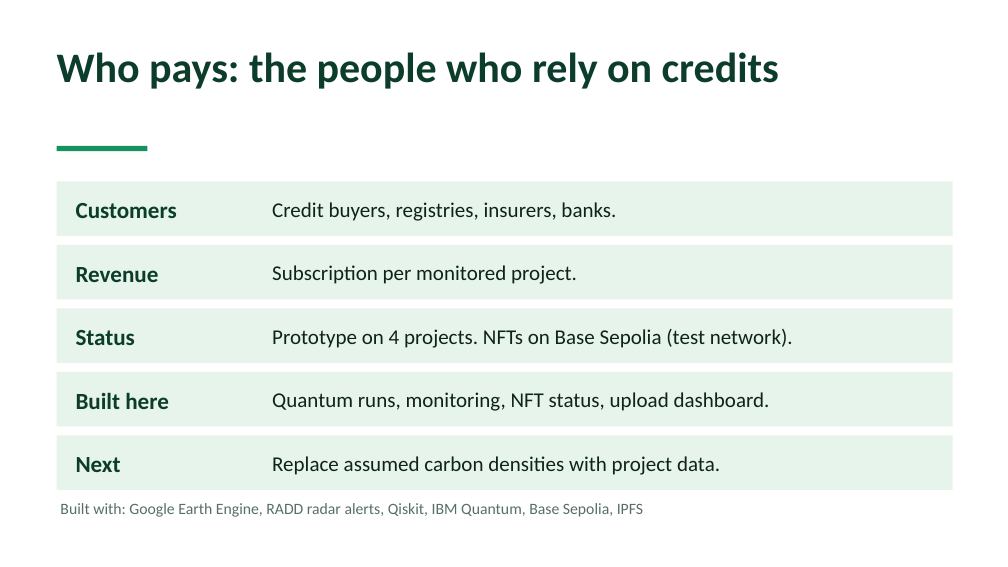
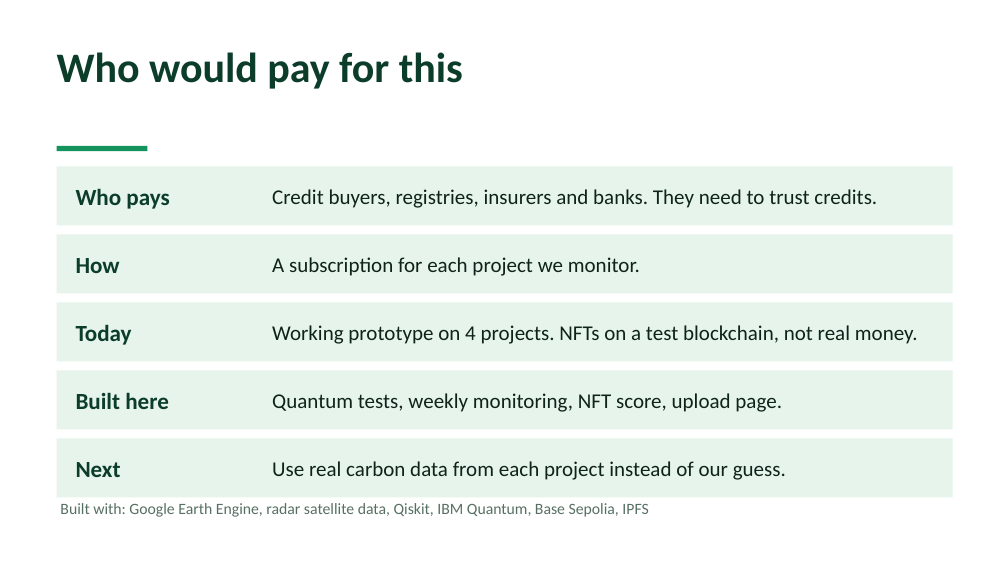
Before and after one commit to Quantum-hackathon-Qanopy/Parcel_finder, a slide deck: slide 7 of docs/Qanopy_pitch.pptx. Drawn at 1008x567 pixels with LibreOffice and Linux fonts; fonts in the diff are those of the drawing. Boxes give left, top, right and bottom in pixels: in the first picture for what was removed or moved away, otherwise in the second. Text is boxed around its words. In the diff, an @@ line names an element or a change of style, - is before the commit and + after.

Commit message:
PPTX2

```diff
--- a/docs/Qanopy_pitch.pptx
+++ b/docs/Qanopy_pitch.pptx
@@ text at (57, 52, 463, 89): text changed @@
-Who pays: the people who rely on credits
+Who would pay for this
@@ rectangle: place and size @@
-rectangle at (57, 181, 953, 236)
+rectangle at (57, 166, 953, 225)
@@ text at (76, 188, 169, 209): text changed @@
-Customers
+Who pays
@@ text at (272, 189, 877, 208): text changed @@
-Credit buyers, registries, insurers, banks.
+Credit buyers, registries, insurers and banks. They need to trust credits.
@@ rectangle: place and size @@
-rectangle at (57, 245, 953, 299)
+rectangle at (57, 234, 953, 293)
@@ text at (76, 258, 120, 273): text changed @@
-Revenue
+How
@@ text at (272, 257, 640, 276): text changed @@
-Subscription per monitored project.
+A subscription for each project we monitor.
@@ rectangle: place and size @@
-rectangle at (57, 309, 953, 363)
+rectangle at (57, 302, 953, 361)
@@ text at (76, 324, 132, 345): text changed @@
-Status
+Today
@@ text at (272, 325, 918, 344): text changed @@
-Prototype on 4 projects. NFTs on Base Sepolia (test network).
+Working prototype on 4 projects. NFTs on a test blockchain, not real money.
@@ rectangle: place and size @@
-rectangle at (57, 372, 953, 426)
+rectangle at (57, 371, 953, 430)
@@ text at (272, 393, 782, 412): text changed @@
-Quantum runs, monitoring, NFT status, upload dashboard.
+Quantum tests, weekly monitoring, NFT score, upload page.
@@ rectangle: place and size @@
-rectangle at (57, 436, 953, 490)
+rectangle at (57, 439, 953, 498)
@@ text "Next": place and size @@
-text "Next" at (76, 457, 121, 472)
+text "Next" at (76, 462, 121, 477)
@@ text at (272, 461, 786, 480): text changed @@
-Replace assumed carbon densities with project data.
+Use real carbon data from each project instead of our guess.
@@ text at (60, 503, 648, 517): text changed @@
-Built with: Google Earth Engine, RADD radar alerts, Qiskit, IBM Quantum, Base Sepolia, IPFS
+Built with: Google Earth Engine, radar satellite data, Qiskit, IBM Quantum, Base Sepolia, IPFS
```
Also in this commit, not shown: 4 other slides changed, 2 slides added, 2 slides removed.
